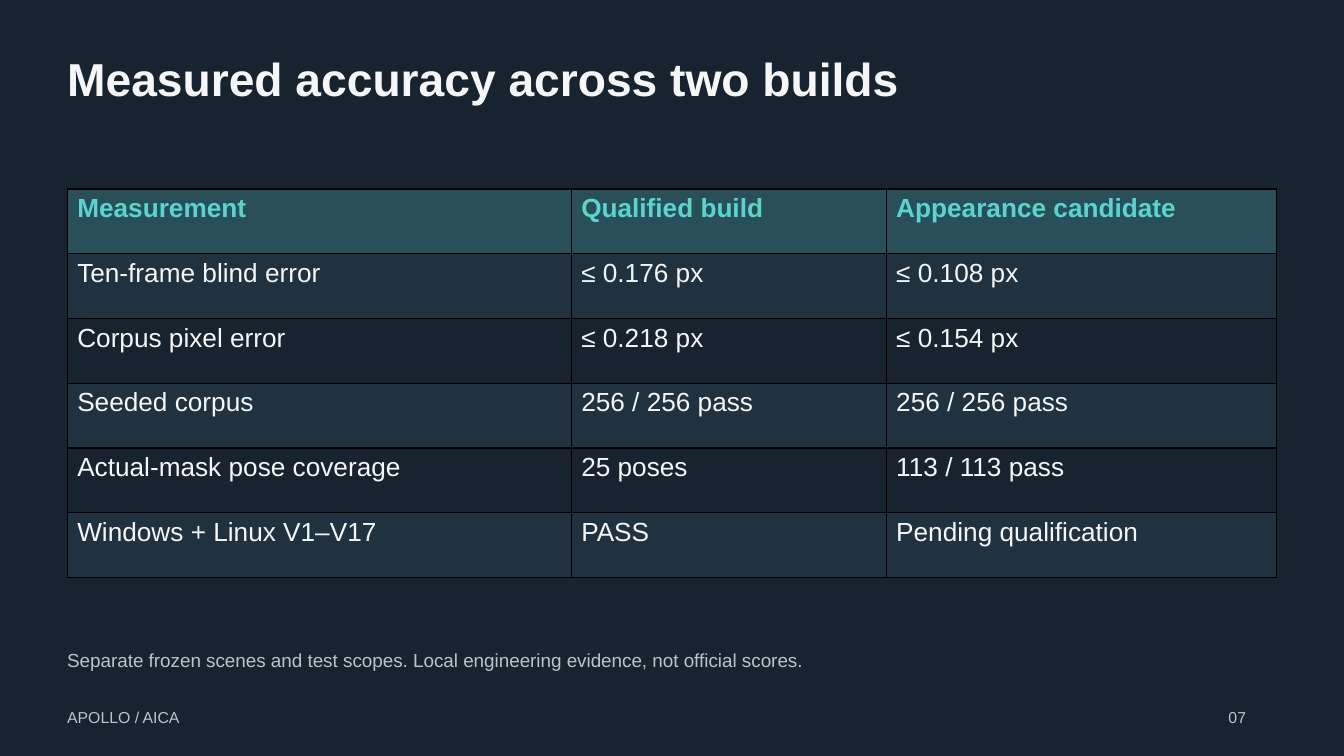
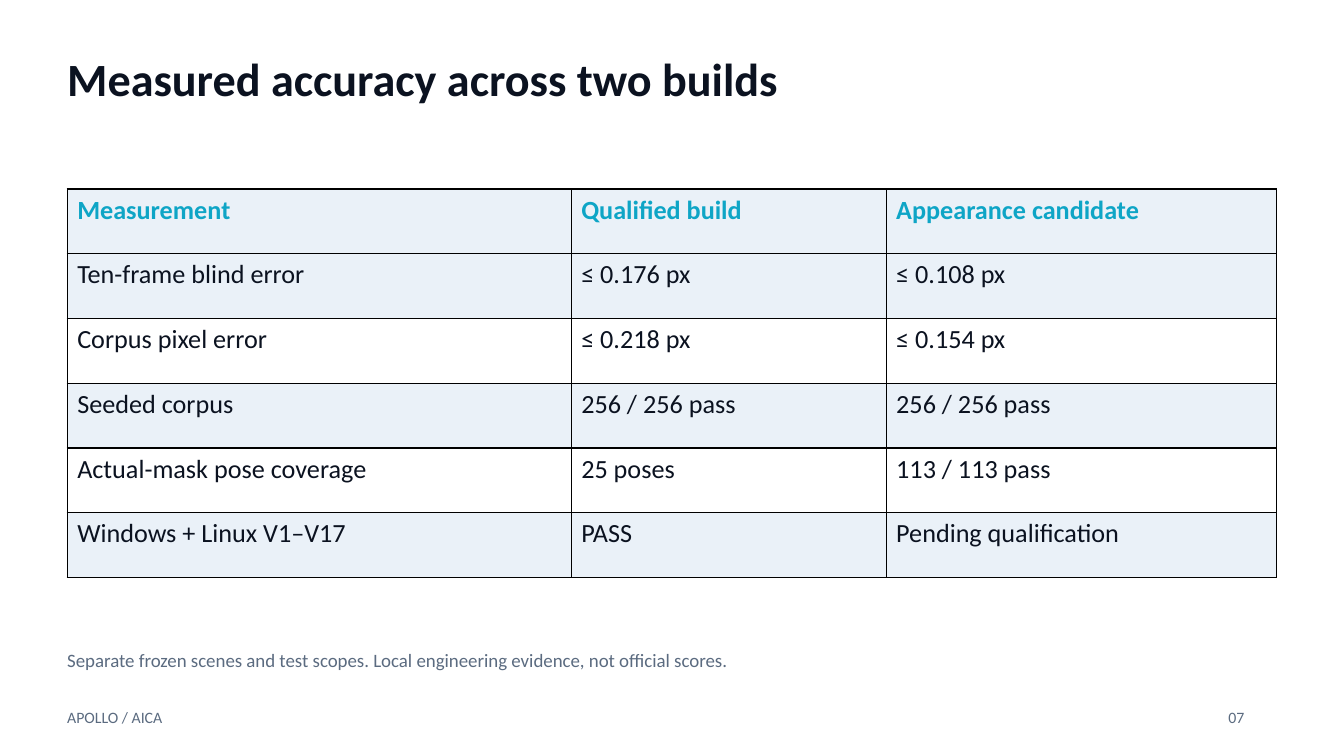
Before and after one commit to Eldo-John-Giby/Apollo, a slide deck: slide 7 of Apollo_SamsungXR_Presentation.pptx. Drawn at 1344x756 pixels with LibreOffice and Linux fonts; fonts in the diff are those of the drawing. Boxes give left, top, right and bottom in pixels: in the first picture for what was removed or moved away, otherwise in the second. Text is boxed around its words. In the diff, an @@ line names an element or a change of style, - is before the commit and + after.

Commit message:
docs: restore original slide theme and render full-head cover GIF

```diff
--- a/Apollo_SamsungXR_Presentation.pptx
+++ b/Apollo_SamsungXR_Presentation.pptx
@@ background #17232F to #FFFFFF @@
@@ text "Measured accuracy across two builds" at (x1=67, y1=63, x2=777, y2=104): font Arial to Calibri, text colour #F4F6F7 to #0B1220 @@
@@ table at (x1=68, y1=190, x2=1277, y2=578) @@
@@ fill #29505A to #EAF1F8 in row 1 @@
@@ fill #20323F to #EAF1F8 in 9 cells @@
@@ fill #17232F to #FFFFFF in 6 cells @@
@@ font Arial to Calibri @@
@@ text colour #59D5CE to #0EA5C6 in "Measurement", "Qualified build", "Appearance candidate" @@
@@ text colour #F4F6F7 to #0B1220 in "Ten-frame blind error", "≤ 0.176 px", "≤ 0.108 px", "Corpus pixel error" and 11 more places @@
@@ font Arial to Calibri, text colour #B7C5CC to #5B6B80 in 3 elements at (x1=67, y1=712, x2=163, y2=723), (x1=1228, y1=712, x2=1244, y2=723), (x1=67, y1=654, x2=727, y2=670) @@
```
Also in this commit, not shown: 13 other slides changed.
